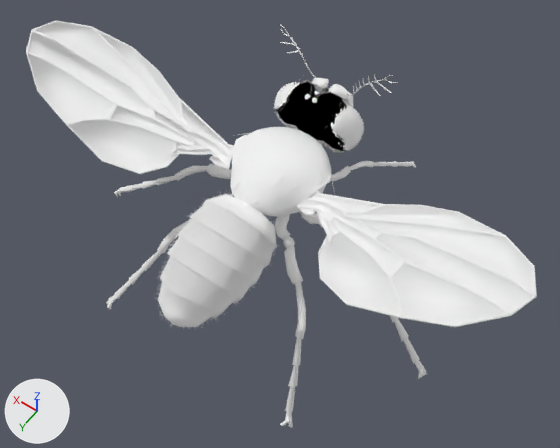
An edit to the glTF model public/ex/insects/models/drosophila.glb, drawn before and after from the same camera.
Rendered twice from a camera (50 mm lens) standing at (-4.64, 6.21, 9.49) and looking at (-0.25, 0.06, -0.16). The lights are fixed; the arrows at lower left show +X, +Y and +Z. Where no turn or scale is listed for an object, it has been applied to the vertices.
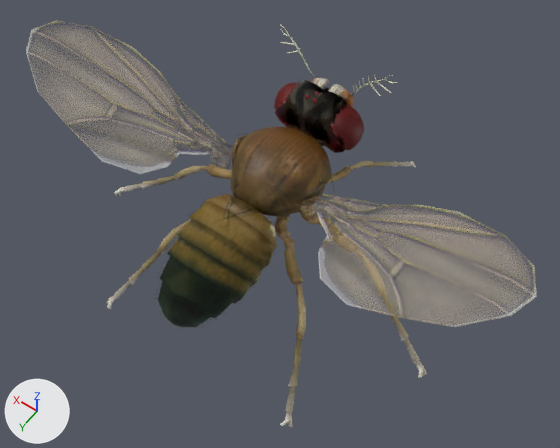
What differs and where, as boxes [x1, y1, x2, y2] in the pictures (560 x 448 px):
'Circle', surface changed: [26, 20, 537, 327] in both
'Circle.001', surface changed, recoloured: [154, 192, 279, 328] in both
'Sphere.003', surface changed, recoloured (white to brown): [230, 127, 332, 216] in both
'Circle.005', surface changed, recoloured (grey to brown): [106, 161, 427, 428] in both
'hair.012', surface changed: [275, 80, 348, 153] in both
'Icosphere.001', recoloured, surface changed (white to brown): [274, 82, 364, 150] in both
'Cylinder.002', surface changed: [279, 24, 394, 108] in both
'hair', surface changed: [223, 133, 334, 217] in both
'Sphere.005', recoloured, surface changed: [305, 91, 319, 103] in both

Edits to the bpy script that builds the scene:
```text
Add img_drosophila1:
    img_drosophila1 = load_image('drosophila1', '_unpacked/drosophila1', 560, 338, 'sRGB')
Add img_drosophila_head:
    img_drosophila_head = load_image('Drosophila_head', '_unpacked/Drosophila_head', 834, 835, 'sRGB')
Add img_drosophila_palpay:
    img_drosophila_palpay = load_image('Drosophila_palpay', '_unpacked/Drosophila_palpay', 834, 835, 'sRGB')
Change mat_wing:
    where n0 = _N.new('ShaderNodeBsdfPrincipled'); n0.name = 'Principled BSDF'
    remove n0.inputs[0].default_value = (1.0, 1.0, 1.0, 1.0)  # 'Base Color', white #ffffff
    remove n0.inputs[1].default_value = 1.0  # 'Metallic'
    remove n0.inputs[2].default_value = 1.0  # 'Roughness'
    add n2 = _N.new('ShaderNodeMath'); n2.name = 'Math'
    add n2.operation = 'MULTIPLY'
    add n2.inputs[1].default_value = 0.3  # 'Value'
    add n3 = _N.new('ShaderNodeTexImage'); n3.name = 'Image Texture'
    add n3.image = img_drosophila1
    add _L.new(n2.outputs[0], n0.inputs[4])  # 'Value' to 'Alpha'
    add _L.new(n3.outputs[0], n0.inputs[0])  # 'Color' to 'Base Color'
    add _L.new(n3.outputs[1], n2.inputs[0])  # 'Alpha' to 'Value'
Change mat_palpay:
    remove mat_palpay.base_color = (1.0, 1.0, 1.0)  # white #ffffff
    mat_palpay.metallic: 1.0 -> 0.0
    mat_palpay.roughness: 1.0 -> 0.5
    add mat_palpay.texture = img_drosophila_palpay
Change mat_head:
    remove mat_head.base_color = (1.0, 1.0, 1.0)  # white #ffffff
    mat_head.metallic: 1.0 -> 0.0
    mat_head.roughness: 1.0 -> 0.5
    add mat_head.texture = img_drosophila_head
Change mat_eye:
    mat_eye.base_color: (1.0, 1.0, 1.0) -> (0.133, 0.00212, 0.00182)  # white #ffffff -> dark red #660706
    mat_eye.roughness: 1.0 -> 0.5
Add mat_body:
    mat_body = principled_material('body')
    mat_body.texture = img_drosophila1
Change me_circle_001:
    where me_circle_001.from_pydata(...)  # 8773 vertices, 14078 faces; spans x -0.78..0.82, y 0.29..2.5, z -0.62..0.9
    remove me_circle_001.materials.append(mat_wing)  # white #ffffff
    add me_circle_001.materials.append(mat_body)  # picture img_drosophila1
Change me_circle_010:
    where me_circle_010.from_pydata(...)  # 1320 vertices, 2580 faces; spans x -3.24..3.25, y -2.65..2.21, z -1.97..0.24
    remove me_circle_010.materials.append(mat_wing)  # white #ffffff
    add me_circle_010.materials.append(mat_body)  # picture img_drosophila1
Change me_sphere_004:
    where me_sphere_004.from_pydata(...)  # 578 vertices, 1152 faces; spans x -0.81..0.8, y -1.08..0.6, z 0.09..1.18
    remove me_sphere_004.materials.append(mat_wing)  # white #ffffff
    add me_sphere_004.materials.append(mat_body)  # picture img_drosophila1
```
